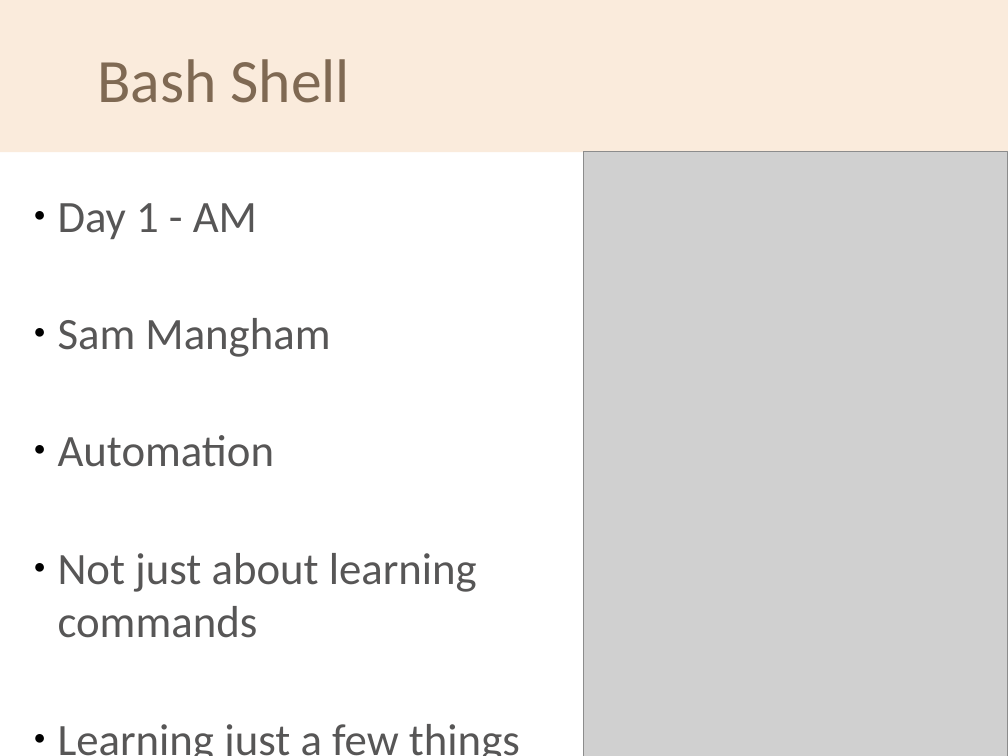
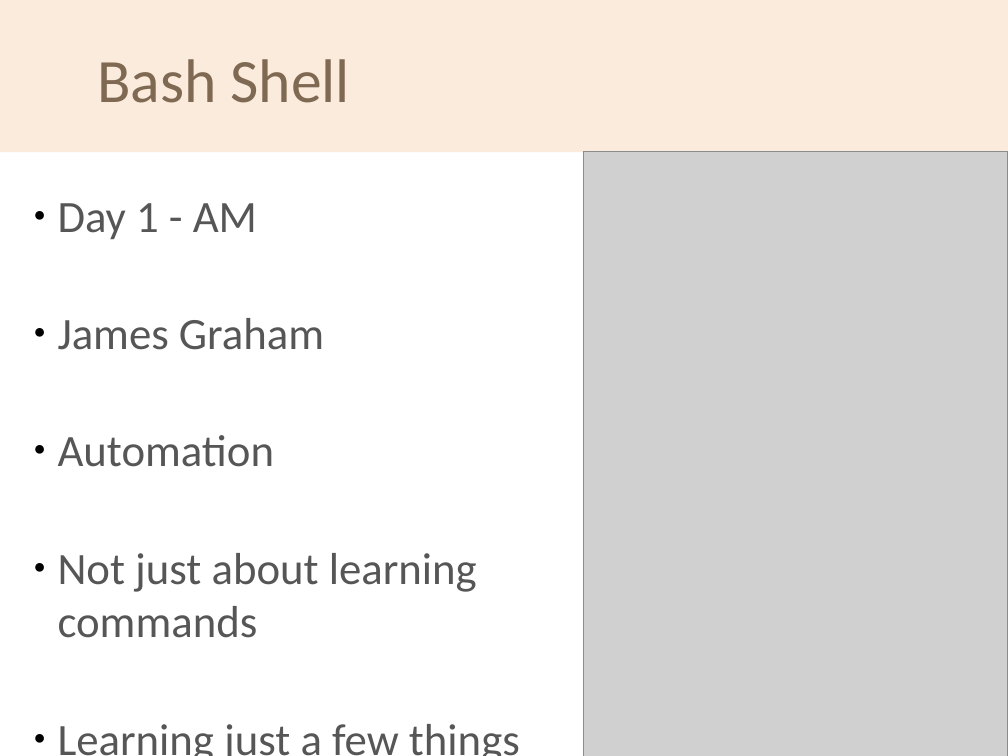
Before and after one commit to Southampton-RSG/2021-11-1-socobio-crs, a slide deck: slide 10 of welcome/swc-rsg-short-intro.odp. Drawn at 1008x756 pixels with LibreOffice and Linux fonts; fonts in the diff are those of the drawing; grey boxes stand for pictures; background and template pictures are left out. Boxes give left, top, right and bottom in pixels: in the first picture for what was removed or moved away, otherwise in the second. Text is boxed around its words. In the diff, an @@ line names an element or a change of style, - is before the commit and + after.

```diff
--- a/welcome/swc-rsg-short-intro.odp
+++ b/welcome/swc-rsg-short-intro.odp
@@ text at bbox=[58, 318, 324, 350]: text changed @@
-● Sam Mangham
+● James Graham
```
Also in this commit, not shown: 5 other slides changed, 1 slide removed, 3 other files.
